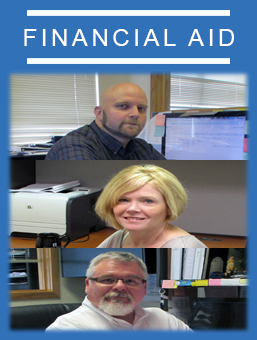
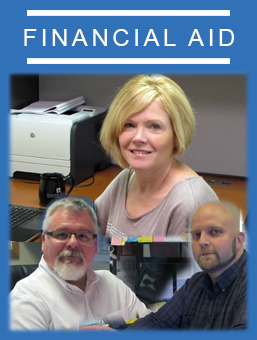
The second 257px x 340px image is a revision of the first. Changes to its layers:
removed layer "Ritzman_Andy-IMG_2123" from group "Mask" over [left=6, top=71, right=251, bottom=160]
removed layer "Falk_Anne-IMG_2131" from group "Mask" over [left=6, top=157, right=251, bottom=248]
removed layer "Spicer_LeRoy-IMG_2108" from group "Mask" over [left=6, top=244, right=251, bottom=334]
added group "FinAid" with 3 layers in group "Mask" over [left=6, top=71, right=251, bottom=334]
added layer "Layer 3" in group "FinAid" over [left=6, top=71, right=251, bottom=242]
added layer "Layer 2" in group "FinAid" over [left=6, top=188, right=192, bottom=334]
added layer "Layer 1" (1st of 2, in "Mask" › "FinAid") in group "FinAid" over [left=79, top=188, right=251, bottom=334]
